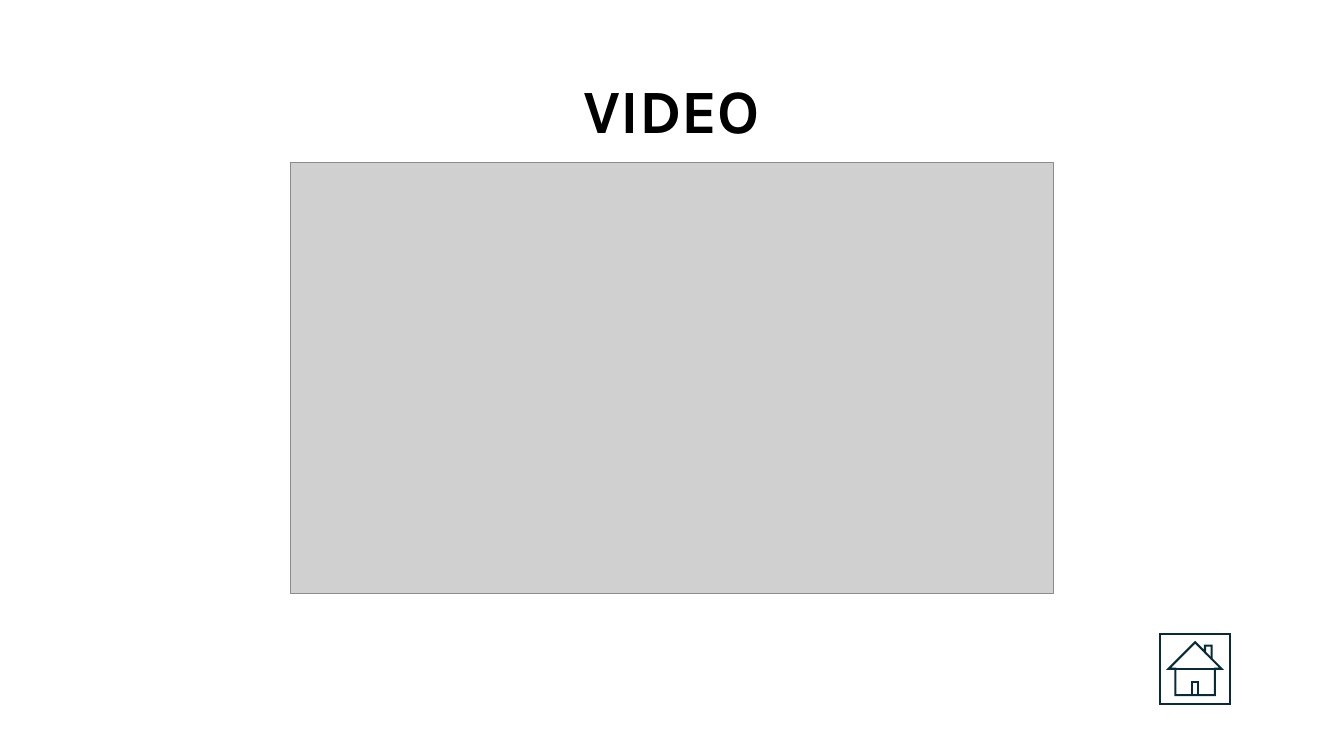
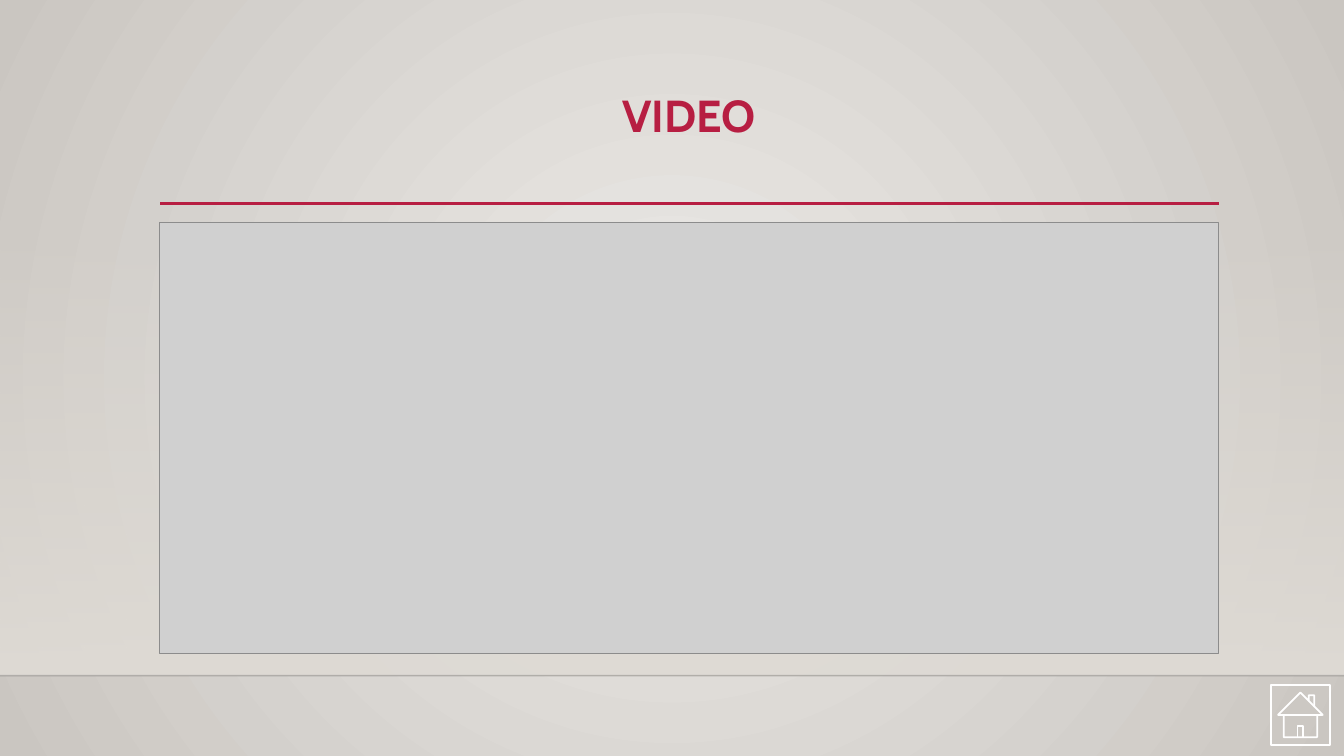
Before and after one commit to onysu/kursus, a slide deck: slide 5 of assets/files/presentasi-interaktif.pptx. Drawn at 1344x756 pixels with LibreOffice and Linux fonts; fonts in the diff are those of the drawing; grey boxes stand for pictures; background and template pictures are left out. Boxes give left, top, right and bottom in pixels: in the first picture for what was removed or moved away, otherwise in the second. Text is boxed around its words. In the diff, an @@ line names an element or a change of style, - is before the commit and + after.

```diff
--- a/assets/files/presentasi-interaktif.pptx
+++ b/assets/files/presentasi-interaktif.pptx
@@ background #FFFFFF to gradient #ECEAE7 to #CAC7C1 @@
@@ title "VIDEO": place and size @@
-title "VIDEO" at [584,92,760,134]
+title "VIDEO" at [623,100,756,133]
@@ title "VIDEO" at [623,100,756,133]: size 44 to 32 pt, font Karla to Cabin, text colour #000000 to #B71E42; vertical alignment middle to top @@
@@ line added from (160, 204) to (1220, 204), #B71E42 2.5 pt @@
@@ rectangle added at [0,223,1344,676], fill gradient #DFDBD5 @@
@@ picture: place and size @@
-picture at [290,162,1054,594]
+picture at [160,223,1219,654]
@@ action button home removed at [1160,634,1231,705] @@
@@ line added from (0, 676) to (1344, 676), #000001 1 pt @@
@@ action button home added at [1271,686,1331,745], outline #FFFFFF 1.25 pt @@
```
Also in this commit, not shown: 1 other slide changed, 3 slides added, 3 slides removed.
